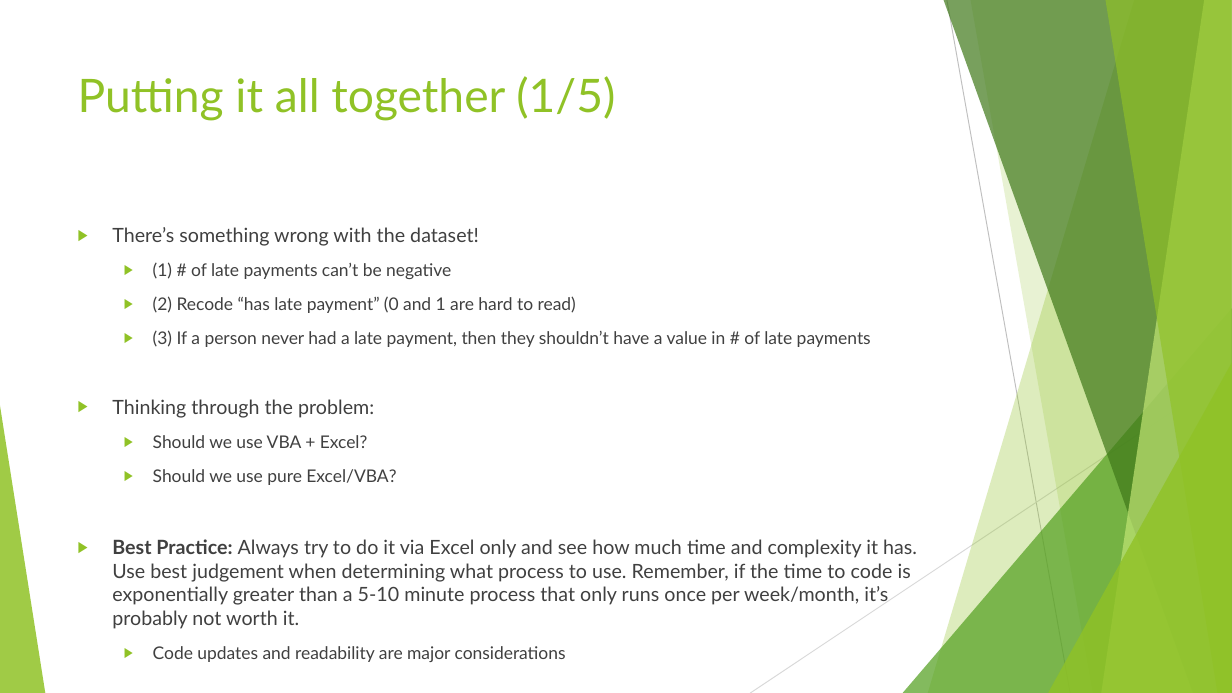
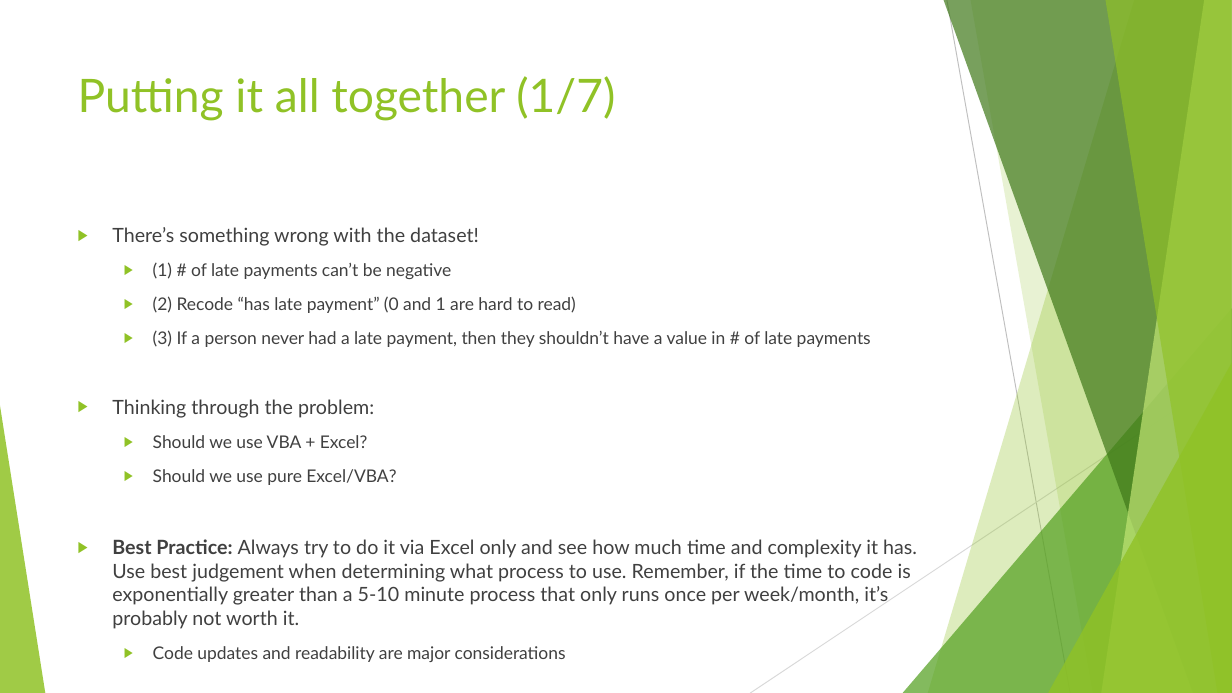
Before and after one commit to lifeinData/vba_senimar_datathon, a slide deck: slide 19 of VBA Seminar.pptx (slide 18 before the commit). Drawn at 1232x693 pixels with LibreOffice and Linux fonts; fonts in the diff are those of the drawing. Boxes give left, top, right and bottom in pixels: in the first picture for what was removed or moved away, otherwise in the second. Text is boxed around its words. In the diff, an @@ line names an element or a change of style, - is before the commit and + after.

```diff
--- a/VBA Seminar.pptx
+++ b/VBA Seminar.pptx
@@ title at (x1=78, y1=76, x2=615, y2=121): text changed @@
-Putting it all together (1/5)
+Putting it all together (1/7)
```
Also in this commit, not shown: 13 other slides changed, 2 slides added, 1 other file.
